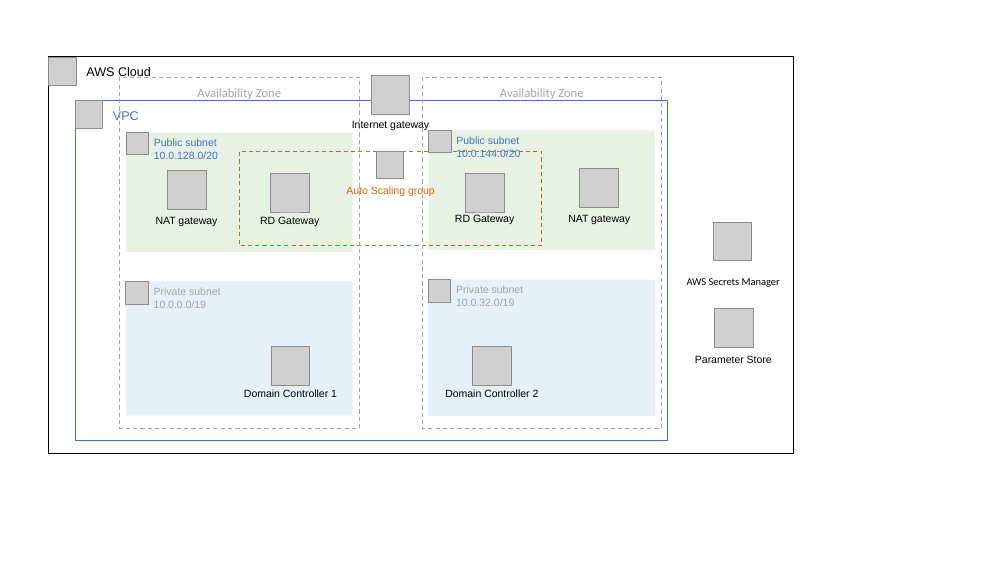
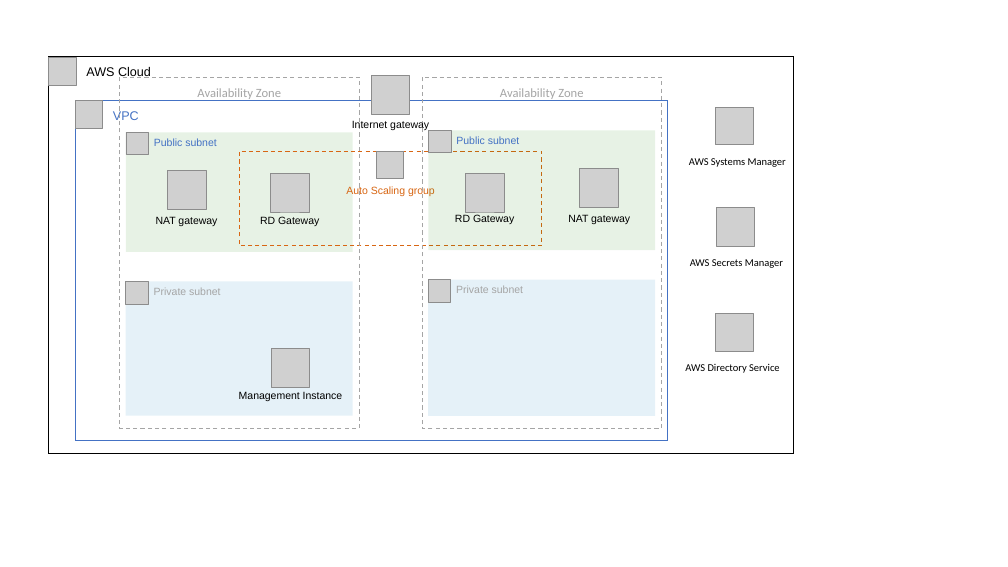
Before and after one commit to aws-quickstart/quickstart-microsoft-activedirectory, a slide deck: slide 3 of docs/images/AD Architecture.pptx (slide 2 before the commit). Drawn at 1008x567 pixels with LibreOffice and Linux fonts; fonts in the diff are those of the drawing; grey boxes stand for pictures. Boxes give left, top, right and bottom in pixels: in the first picture for what was removed or moved away, otherwise in the second. Text is boxed around its words. In the diff, an @@ line names an element or a change of style, - is before the commit and + after.

```diff
--- a/docs/images/AD Architecture.pptx
+++ b/docs/images/AD Architecture.pptx
@@ picture added at [715,107,753,145] @@
@@ text in rectangle at [456,149,520,157]: paragraph removed @@
-10.0.144.0/20
@@ text in rectangle at [154,151,218,159]: paragraph removed @@
-10.0.128.0/20
@@ text added at [689,158,786,167], 10 pt, text #000000 @@
+AWS Systems Manager
@@ picture: place and size @@
-picture at [713,222,751,260]
+picture at [717,208,755,246]
@@ text "AWS Secrets Manager": place and size @@
-text "AWS Secrets Manager" at [687,278,780,287]
+text "AWS Secrets Manager" at [690,259,783,268]
@@ text in rectangle at [456,299,514,306]: paragraph removed @@
-10.0.32.0/19
@@ text in rectangle at [154,301,206,308]: paragraph removed @@
-10.0.0.0/19
@@ picture: place and size @@
-picture at [715,309,753,347]
+picture at [715,314,753,352]
@@ picture: place and size @@
-picture at [473,346,511,385]
+picture at [271,349,310,387]
@@ picture removed at [271,346,310,385] @@
@@ text removed at [695,355,772,363] @@
-Parameter Store
@@ text removed at [244,389,337,397] @@
-Domain Controller 1
@@ text removed at [445,389,539,397] @@
-Domain Controller 2
@@ text added at [685,364,780,373], 10 pt, text #000000 @@
+AWS Directory Service
@@ text added at [239,391,343,401], 10 pt, text #000000 @@
+Management Instance
```
Also in this commit, not shown: 2 other slides changed.
